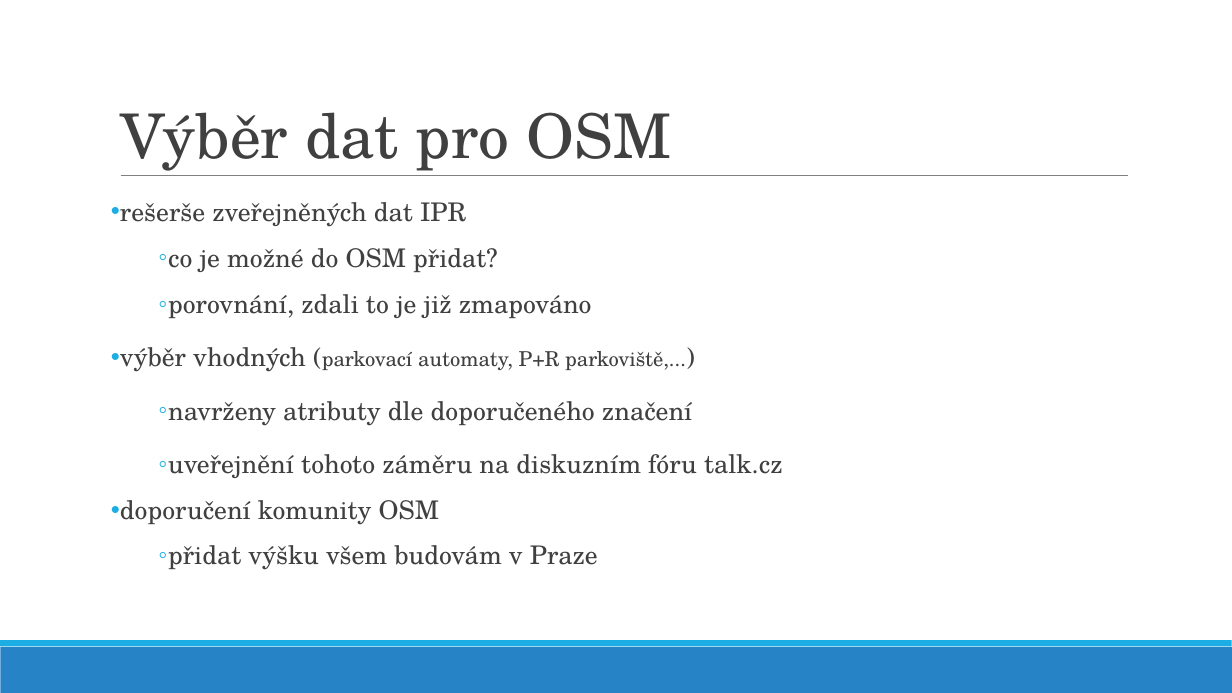
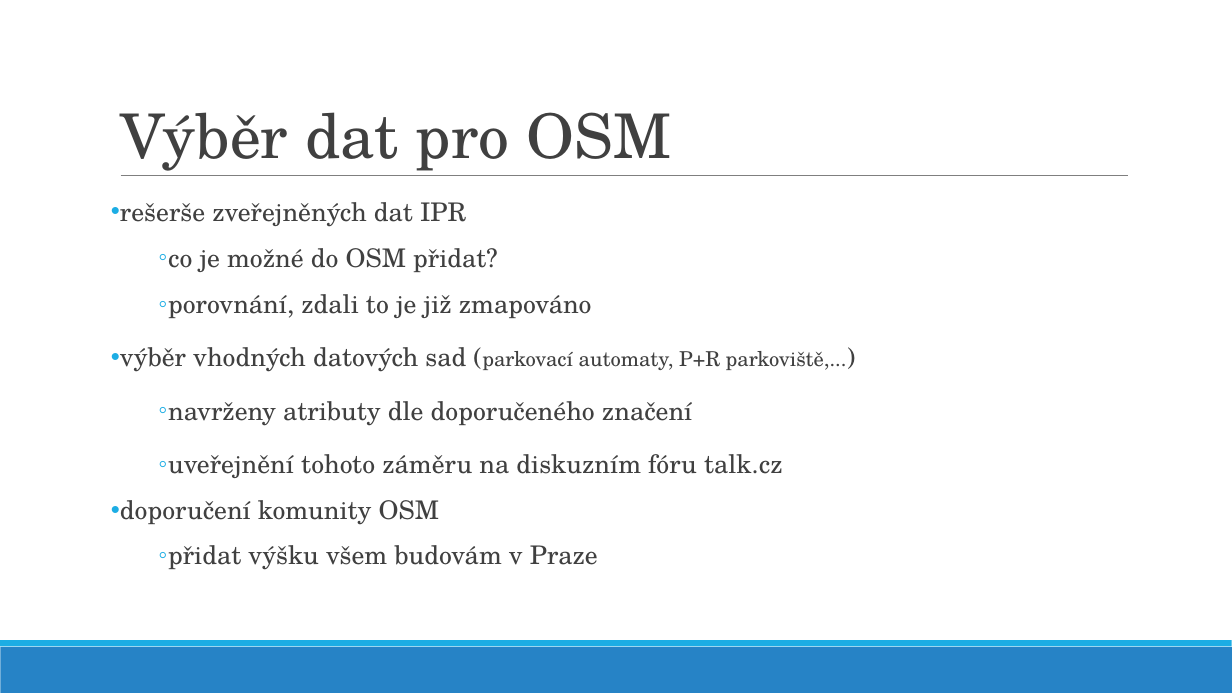
Before and after one commit to ctu-geoforall-lab-projects/bp-jakl-2016, a slide deck: slide 8 of prezentace/BP_prezentace.pptx. Drawn at 1232x693 pixels with LibreOffice and Linux fonts; fonts in the diff are those of the drawing. Boxes give left, top, right and bottom in pixels: in the first picture for what was removed or moved away, otherwise in the second. Text is boxed around its words. In the diff, an @@ line names an element or a change of style, - is before the commit and + after.

```diff
--- a/prezentace/BP_prezentace.pptx
+++ b/prezentace/BP_prezentace.pptx
@@ text at box(120, 347, 847, 372): text changed @@
-• výběr vhodných (parkovací automaty, P+R parkoviště,...)
+• výběr vhodných datových sad (parkovací automaty, P+R parkoviště,...)
```
Also in this commit, not shown: 5 other slides changed, 1 other file.
